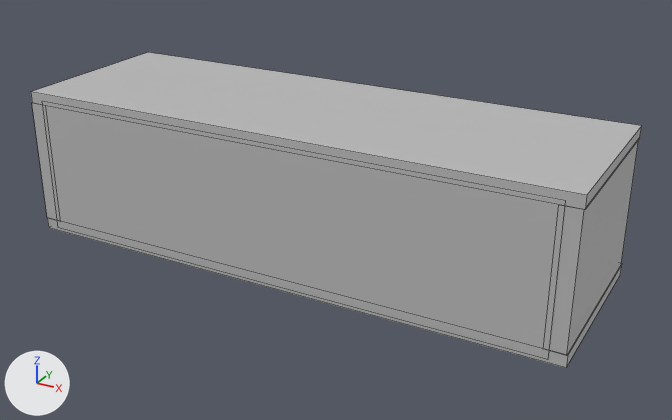
Before and after pictures for a commit that changed the FBX model My Hollow Signals/Assets/Art/FBX/Props/Placeholder furniture/Mesa_Television.fbx.
Before and after are seen from a 50 mm camera at (3.76, -6.53, 3.72) aimed at (0.18, -0.02, 0.46). Every picture has the same lights, and +X, +Y and +Z are marked at lower left. The older version comes first. Mesh edges are drawn as thin lines. Where no turn or scale is listed for an object, it has been applied to the vertices.

The first picture shows 'Mesa_Television_Geo'.
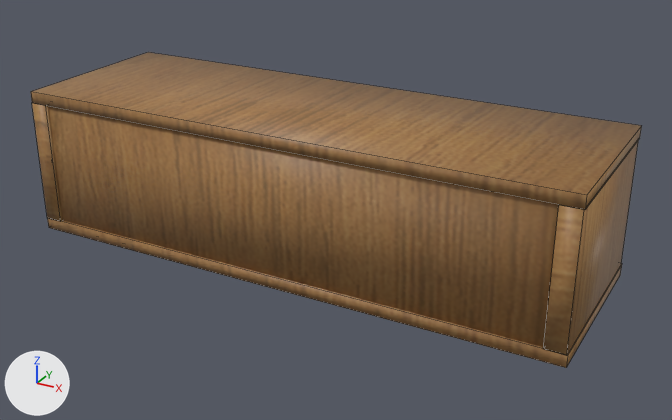
The newer file is also turned or shifted as a whole; pictures and numbers use the older file's frame.

The edits, one by one:
Picture 'MesaTelevisionTextura.psd' (img_mesatelevisiontextura_psd) is new.
Material 'MesaTelevision' (mat_mesatelevision) is new.
Its texture is img_mesatelevisiontextura_psd.
me_mesh is used by ob_mesa_television_geo; location (0.0, 0.0, 0.693).
Before the commit, vertices of me_mesh: 32 (2.35, -0.82, -0.63) at pixel (548, 359), 33 (-2.36, -0.82, -0.64) at pixel (58, 227), 38 (2.36, -0.82, 0.6) at pixel (565, 200), 39 (-2.35, -0.82, 0.6) at pixel (42, 101).
me_mesh had 64 vertices, 48 faces and spanned x -2.49..2.49, y -0.82..0.82, z -0.67..0.67.
me_mesh no longer uses material mat_lambert1 (grey #bcbcbc).
me_mesh now has 64 vertices, 48 faces and spans x -2.49..2.49, y -0.81..0.82, z -0.67..0.67.
Part 1, on me_mesh:
Vertices 32, 33, 38, 39 of me_mesh move by (0.0, 0.02, 0.0).
me_mesh gains material mat_mesatelevision (picture img_mesatelevisiontextura_psd).

Changed parts and their boxes (x1, y1, x2, y2) in the pictures (672 x 420 px; the box of a moved part takes in the faces that stretch with it):
'Mesa_Television_Geo', recoloured, reshaped (grey to brown): (31, 52, 641, 368) in both
part 1 of me_mesh, moved or reshaped: before (42, 101, 566, 360); after (48, 106, 559, 347)
